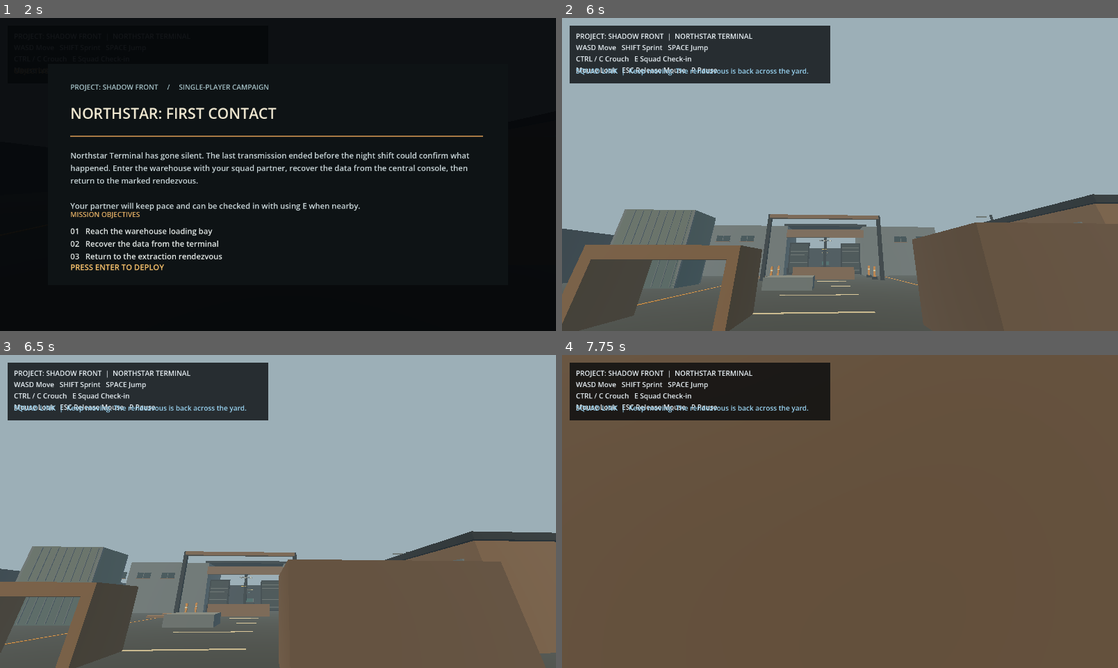
Above: before the commit, frames 1-4 (two rows, left to right).
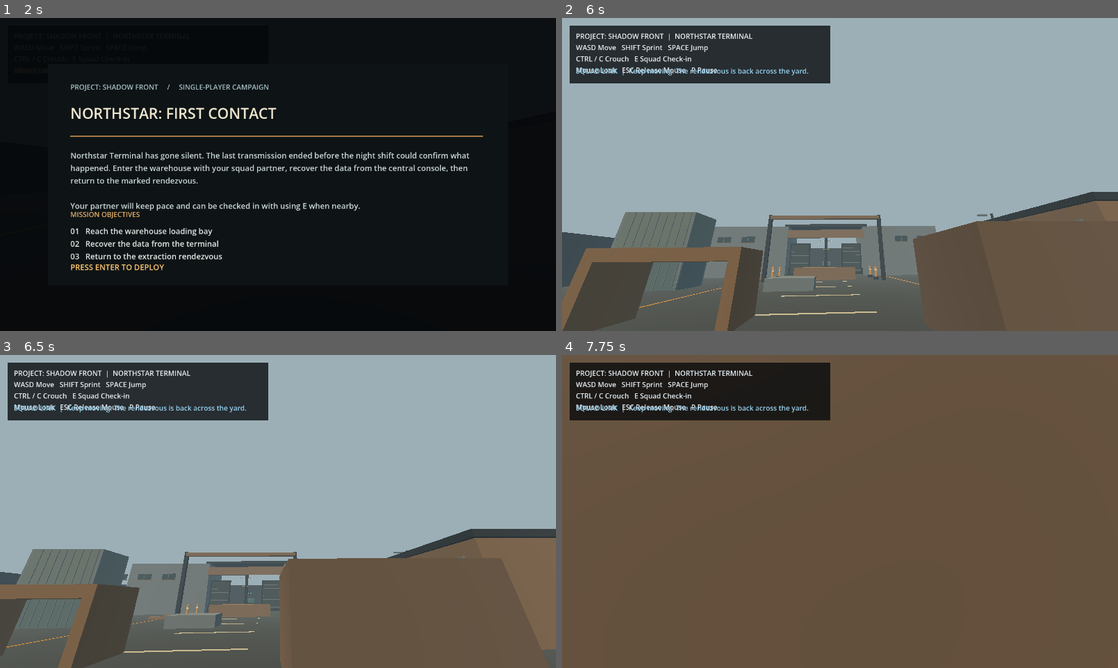
Above: after the commit, the same moments.

Repository: ahmadrohanmustafa-web/PROJECT-SHADOW-FRONT
Game: Godot game, scene res://scenes/main_menu.tscn
The game is run twice, just before and just after one commit, with the same random seed, the same clock (stepped at 60 frames per second) and the same inputs.
Inputs (mouse positions are in pixels of both pictures, inside the frame that each line leads up to):
- Up to frame 1 (2 s): click "NEW CAMPAIGN" at 0.5 s; tap Enter (ui_accept) at 1.25, 1.52 s; move the mouse to (400, 158) at 1.27 s; hold D from 1.28 s (still down); tap Keypad Enter at 1.35 s; click (400, 158) at 1.42 s
- Up to frame 2 (6 s): tap Enter (ui_accept) at 2, 2.27, 5.75 s; move the mouse to (728, 190) at 2.02 s; release D at 2.03 s; hold S 2.03-2.75 s; tap P at 2.1 s; click "RESTART MISSION" at 2.75 s; click "RESTART MISSION" at 3.5 s; click "RESTART MISSION" at 4.25 s; click "RESTART" at 5 s; move the mouse to (895, 105) at 5.77 s; hold D from 5.78 s (still down); tap E at 5.85 s
- Up to frame 3 (6.5 s): keep holding D
- Up to frame 4 (7.75 s): move the mouse to (834, 517) at 6.52 s; release D at 6.53 s; hold W from 6.53 s (still down); tap Space at 6.6 s; tap Enter (ui_accept) at 6.77, 7.52 s; move the mouse to (878, 514) at 7.27 s; tap C at 7.35 s

Frame 1 is identical in both runs. In frame 2, 3.0% of the frame differs, in the area x 0-100%, y 55-100%; in frame 3, 2.7%; in frame 4, less than 0.1%.

Commit message:
Add subtle first-person movement feedback

Diff:
--- a/scripts/player_controller.gd
+++ b/scripts/player_controller.gd
@@ -28,10 +28,19 @@
 var standing_head_height: float = 1.55
 var crouching_head_height: float = 1.0
 
+# Subtle first-person movement feedback. These values are intentionally small
+# so the camera remains comfortable and inexpensive on integrated graphics.
+var movement_time: float = 0.0
+var landing_camera_offset: float = 0.0
+var camera_base_position: Vector3 = Vector3.ZERO
+var was_on_floor: bool = false
+
 func _ready() -> void:
 	Input.mouse_mode = Input.MOUSE_MODE_CAPTURED
 	mouse_captured = true
 	camera.fov = standing_fov
+	camera_base_position = camera.position
+	was_on_floor = is_on_floor()
 
 func _unhandled_input(event: InputEvent) -> void:
 	if event is InputEventMouseMotion and mouse_captured:
@@ -51,6 +60,7 @@
 
 func _physics_process(delta: float) -> void:
 	_set_crouching(crouch_toggled or Input.is_key_pressed(KEY_CTRL))
+	var grounded_before_move := is_on_floor()
 
 	if not is_on_floor():
 		velocity.y -= gravity * delta
@@ -83,8 +93,29 @@
 	velocity.x = horizontal_velocity.x
 	velocity.z = horizontal_velocity.z
 
+	var is_moving := input_vector.length_squared() > 0.0 and is_on_floor()
+	if is_moving:
+		var stride_rate := 10.0 if target_speed == sprint_speed else 7.2
+		movement_time += delta * stride_rate
+	else:
+		movement_time = move_toward(movement_time, 0.0, delta * 2.0)
+
+	var bob_amount := 0.0
+	if is_moving:
+		bob_amount = 0.022 if target_speed == sprint_speed else 0.012
+	elif is_on_floor():
+		bob_amount = 0.003
+	var camera_bob := sin(movement_time) * bob_amount
+	landing_camera_offset = move_toward(landing_camera_offset, 0.0, delta * 0.42)
+	camera.position.y = camera_base_position.y + camera_bob + landing_camera_offset
+	var target_roll := -input_vector.x * 0.012 if is_moving else 0.0
+	camera.rotation.z = move_toward(camera.rotation.z, target_roll, delta * 2.8)
+
 	camera.fov = move_toward(camera.fov, sprint_fov if target_speed == sprint_speed and input_vector.length() > 0.0 else standing_fov, 30.0 * delta)
 	move_and_slide()
+	if not grounded_before_move and is_on_floor():
+		landing_camera_offset = -0.055
+	was_on_floor = is_on_floor()
 
 func _set_crouching(enabled: bool) -> void:
 	if is_crouching == enabled:
